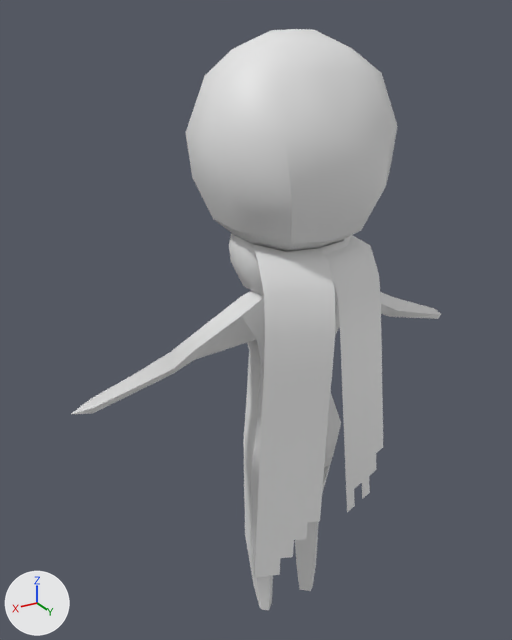
The FBX model Assets/Models/Character/character_body.FBX: old version first, new version second.
Rendered twice from a 50 mm lens placed at (0.928, 1.374, 1.624), pointed at (0.051, -0.088, 0.893). Arrows for +X, +Y and +Z are at lower left; the lights stay in place. Where no turn or scale is listed for an object, it has been applied to the vertices.

Before the edit, the objects in view are built like this:
```python
me_mesh = bpy.data.meshes.new('Mesh')
me_mesh.from_pydata(...)  # 223 vertices, 242 faces; spans x -0.58..0.57, y -0.24..0.19, z -0.01..1.6
me_mesh_001 = bpy.data.meshes.new('Mesh.001')
me_mesh_001.from_pydata(...)  # 165 vertices, 130 faces; spans x -0.186..0.21, y -0.153..0.227, z 0.307..1.147
ob_character = bpy.data.objects.new('Character', me_mesh)
ob_character.location = (0.0, 0.0, 0.0)
ob_scarf = bpy.data.objects.new('Scarf', me_mesh_001)
ob_scarf.location = (0.0, 0.0, 0.0)
```
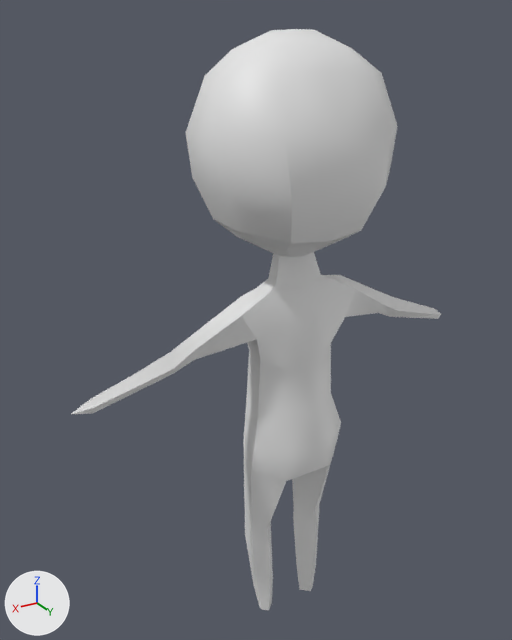
Commit message: forgot to upload adjusted mesh

Pixel boxes [x1, y1, x2, y2] of what changed, in the pictures (512 x 640 px):
```json
{"object": "Scarf", "change": "deleted", "before": [229, 233, 383, 577]}
```

Scene script edits in JSON lines:
```json
{"op": "remove", "block": "ob_scarf", "code": ["ob_scarf = bpy.data.objects.new('Scarf', me_mesh_001)", "ob_scarf.location = (0.0, 0.0, 0.0)"]}
```
